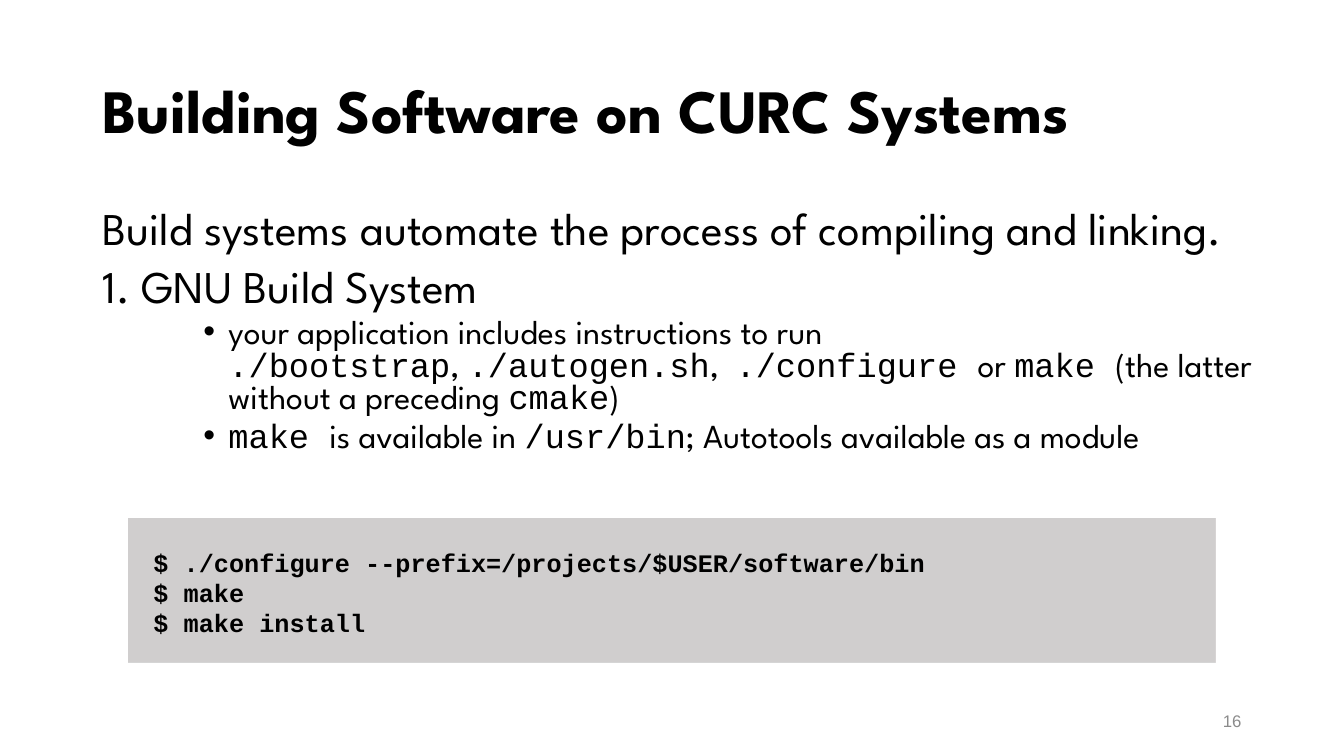
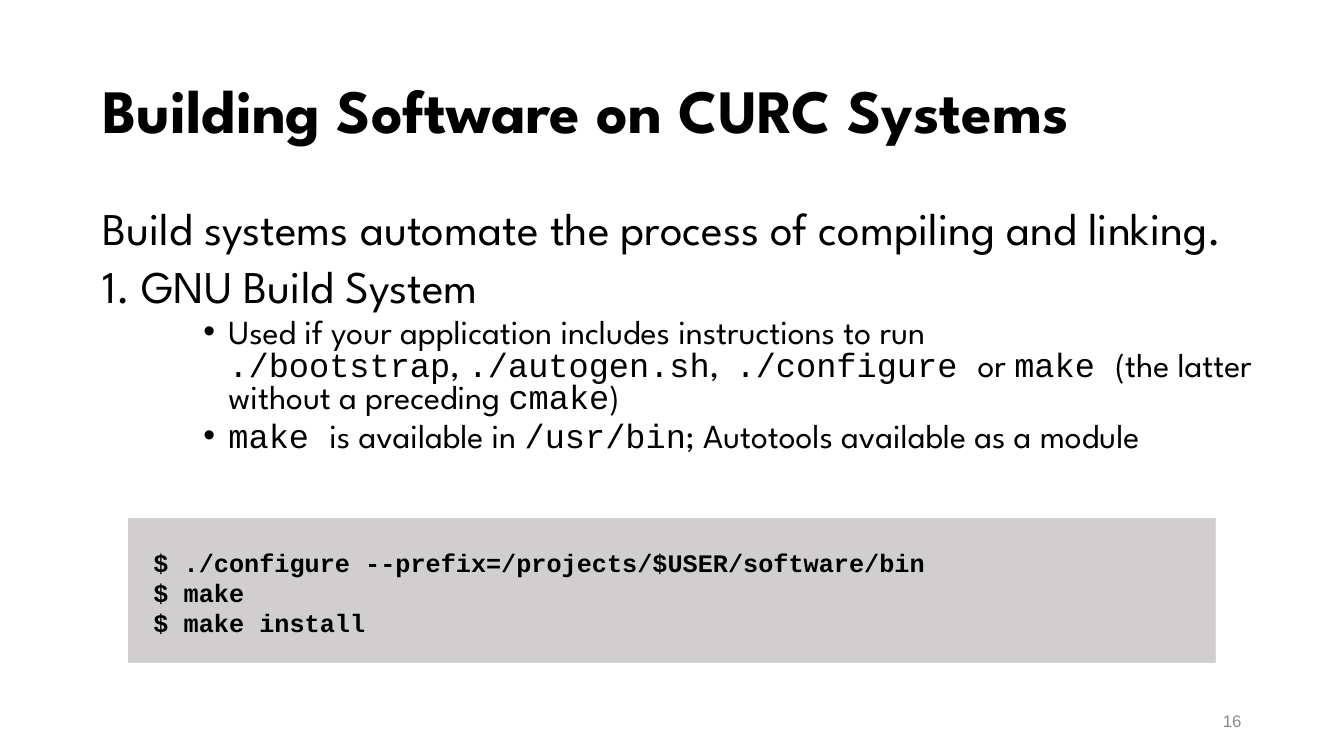
Before and after one commit to mohalkh5/hpc_fundamentals_micro_credential, a slide deck: slide 16 of installing_software/installing_software.pptx. Drawn at 1344x756 pixels with LibreOffice and Linux fonts; fonts in the diff are those of the drawing; background and template pictures are left out. Boxes give left, top, right and bottom in pixels: in the first picture for what was removed or moved away, otherwise in the second. Text is boxed around its words. In the diff, an @@ line names an element or a change of style, - is before the commit and + after.

```diff
--- a/installing_software/installing_software.pptx
+++ b/installing_software/installing_software.pptx
@@ text at box(228, 311, 1252, 417): text changed @@
-    • your application includes instructions to run ./bootstrap, ./autogen.sh, ./configure or make (the latter without a preceding cmake)
+    • Used if your application includes instructions to run ./bootstrap, ./autogen.sh, ./configure or make (the latter without a preceding cmake)
```
Also in this commit, not shown: 28 other slides changed, 1 other file.
